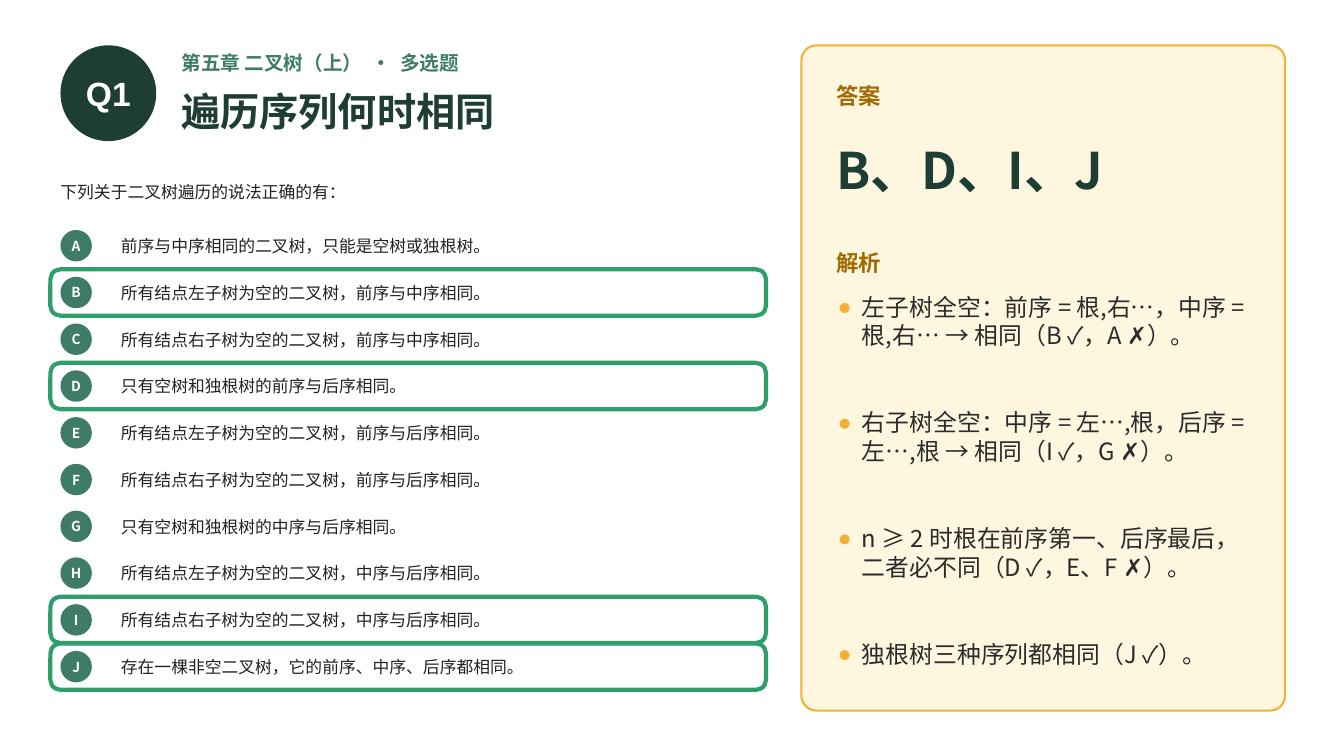
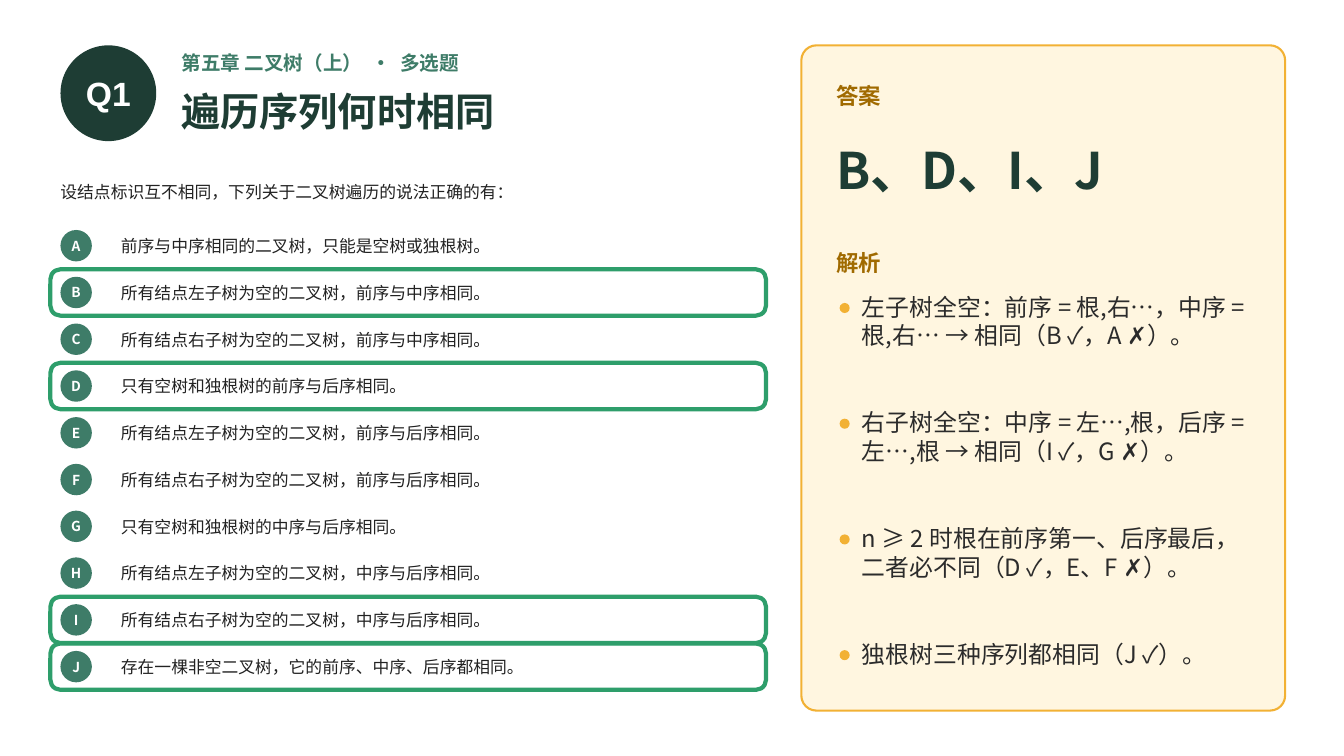
Before and after one commit to GMyhf/2026fall-cs201, a slide deck: slide 3 of courseware/202609_DSA_MOOC_Quiz_CH05-06.pptx. Drawn at 1344x756 pixels with LibreOffice and Linux fonts; fonts in the diff are those of the drawing. Boxes give left, top, right and bottom in pixels: in the first picture for what was removed or moved away, otherwise in the second. Text is boxed around its words. In the diff, an @@ line names an element or a change of style, - is before the commit and + after.

```diff
--- a/courseware/202609_DSA_MOOC_Quiz_CH05-06.pptx
+++ b/courseware/202609_DSA_MOOC_Quiz_CH05-06.pptx
@@ text at [60, 184, 513, 200]: text changed @@
-下列关于二叉树遍历的说法正确的有：
+设结点标识互不相同，下列关于二叉树遍历的说法正确的有：
```
Also in this commit, not shown: 1 other slide changed, 26 other files.
